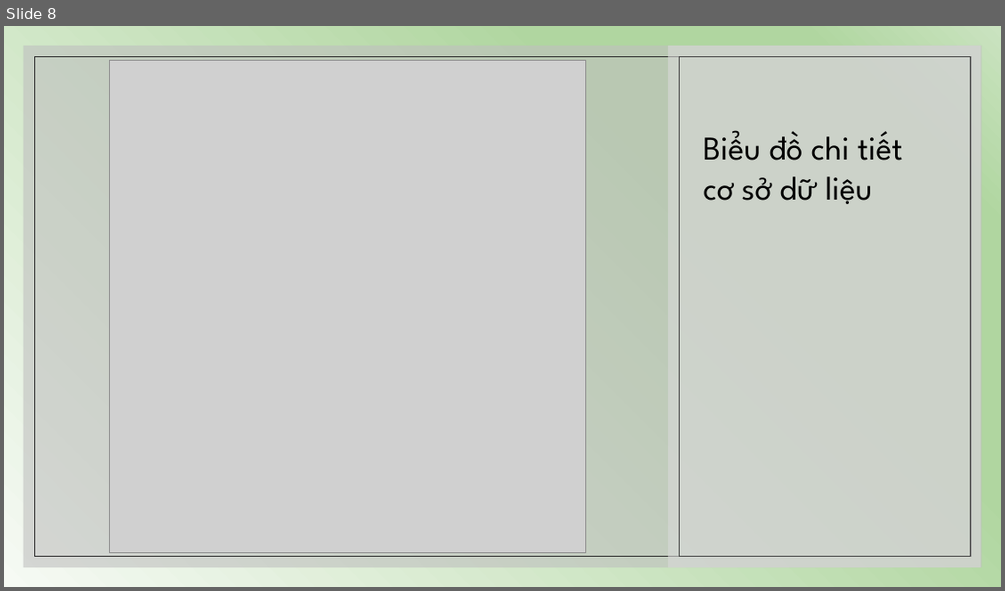
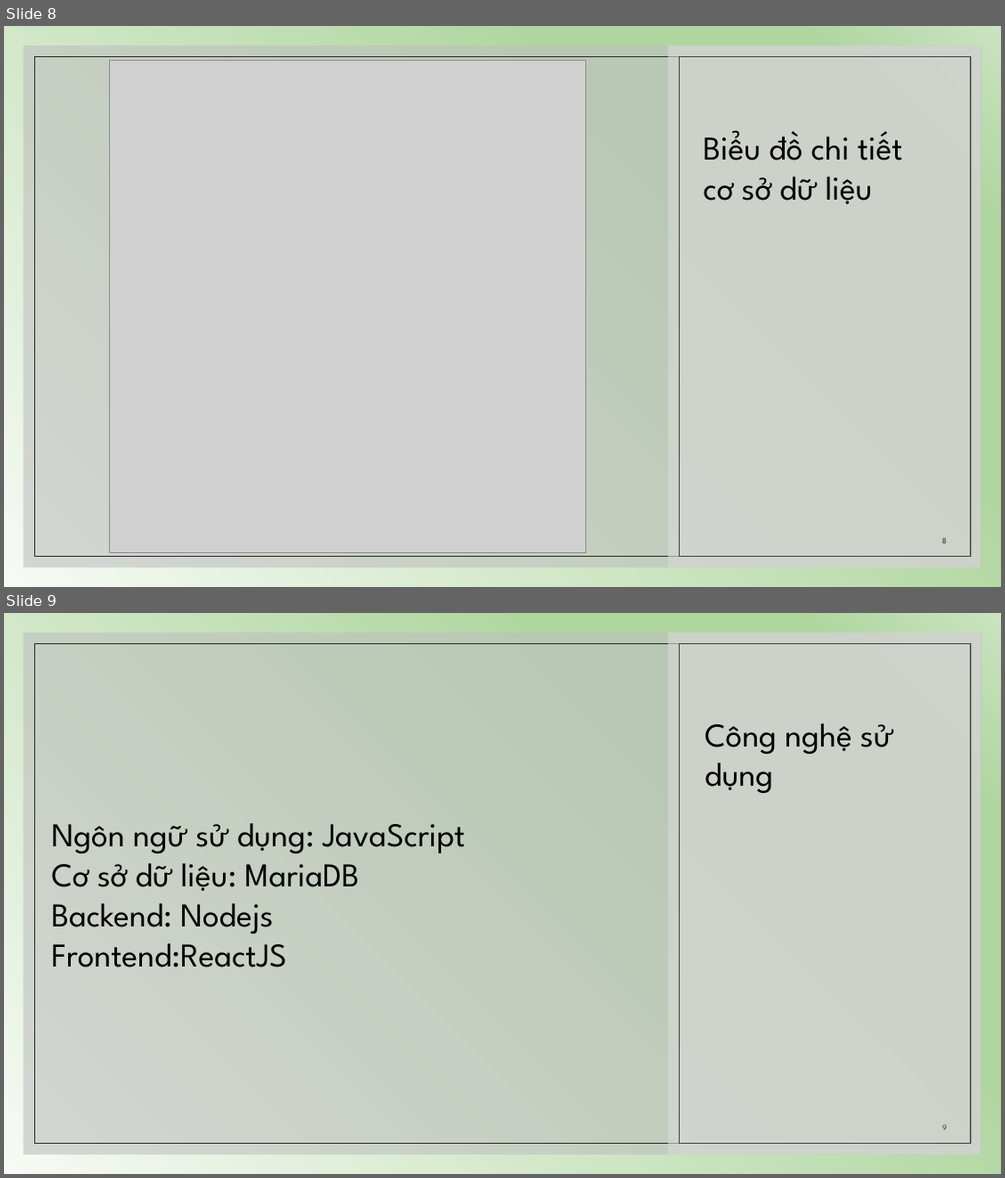
Before and after one commit to duchieu307/Project2, a slide deck: Slide-MP3.pptx. Shown one above the other, each under a label of ours: slide 8 before the commit, slides 8 and 9 after it. The pictures are 1005x591 and 1005x1178 pixels, drawn with LibreOffice and Linux fonts; fonts in the diff are those of the drawing; grey boxes stand for pictures. Boxes give left, top, right and bottom in pixels: in the first picture for what was removed or moved away, otherwise in the second. Text is boxed around its words. In the diff, an @@ line names an element or a change of style, - is before the commit and + after.

```diff
--- a/Slide-MP3.pptx
+++ b/Slide-MP3.pptx
@@ slide 9 added at [4,613,1001,1174], background gradient #F6FAF4 to #B0D6A0 to #CAE3C0; not listed: 4 template elements that a slide beside it also shows @@
@@ title added at [704,723,893,793], 32 pt, text #000000 @@
+Công nghệ sử dụng
@@ text added at [51,823,465,967], 32 pt, text #000000 @@
+Ngôn ngữ sử dụng: JavaScript
+Cơ sở dữ liệu: MariaDB
+Backend: Nodejs
+Frontend:ReactJS
@@ page number added at [942,1125,947,1130], 8 pt, text #404040 @@
+9
@@ slide 8 changed as well @@
@@ page number added at [942,538,947,543], 8 pt, text #262626 @@
+8
```
Also in this commit, not shown: 8 other slides changed, 1 slide removed, 3 other files.
